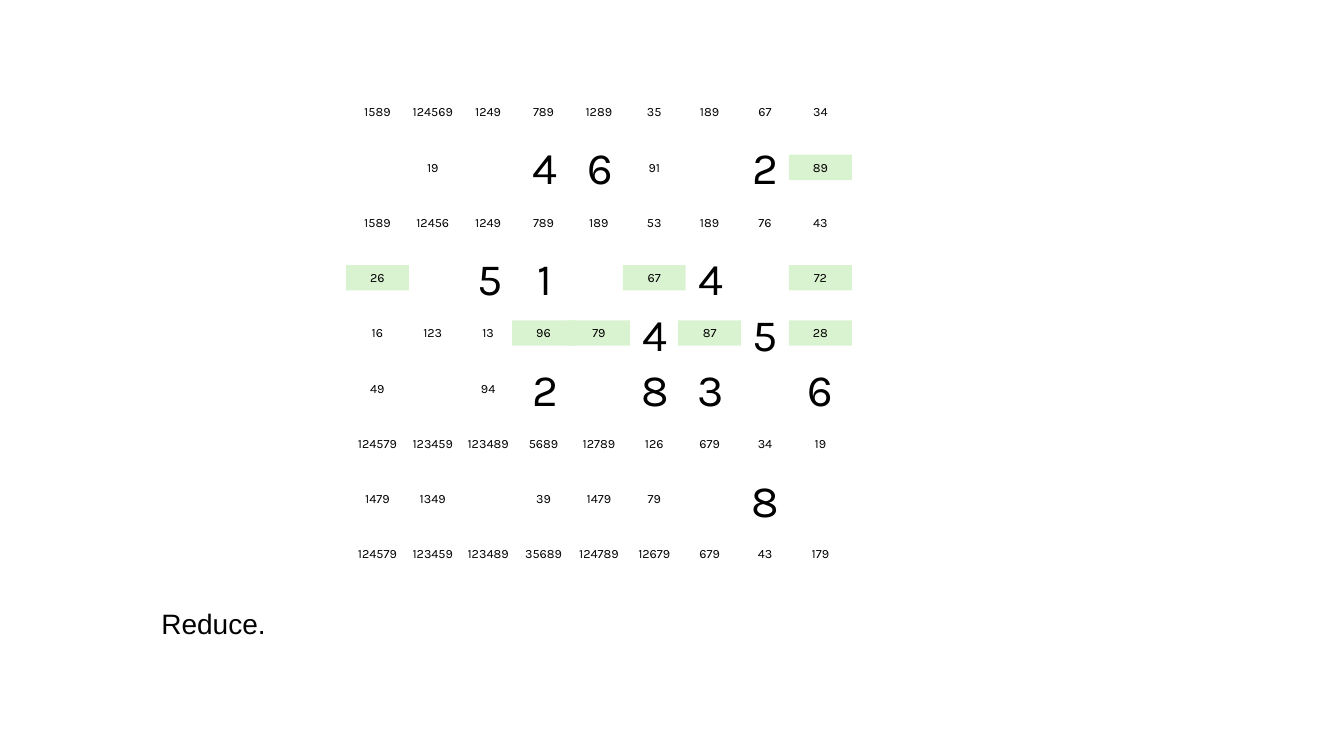
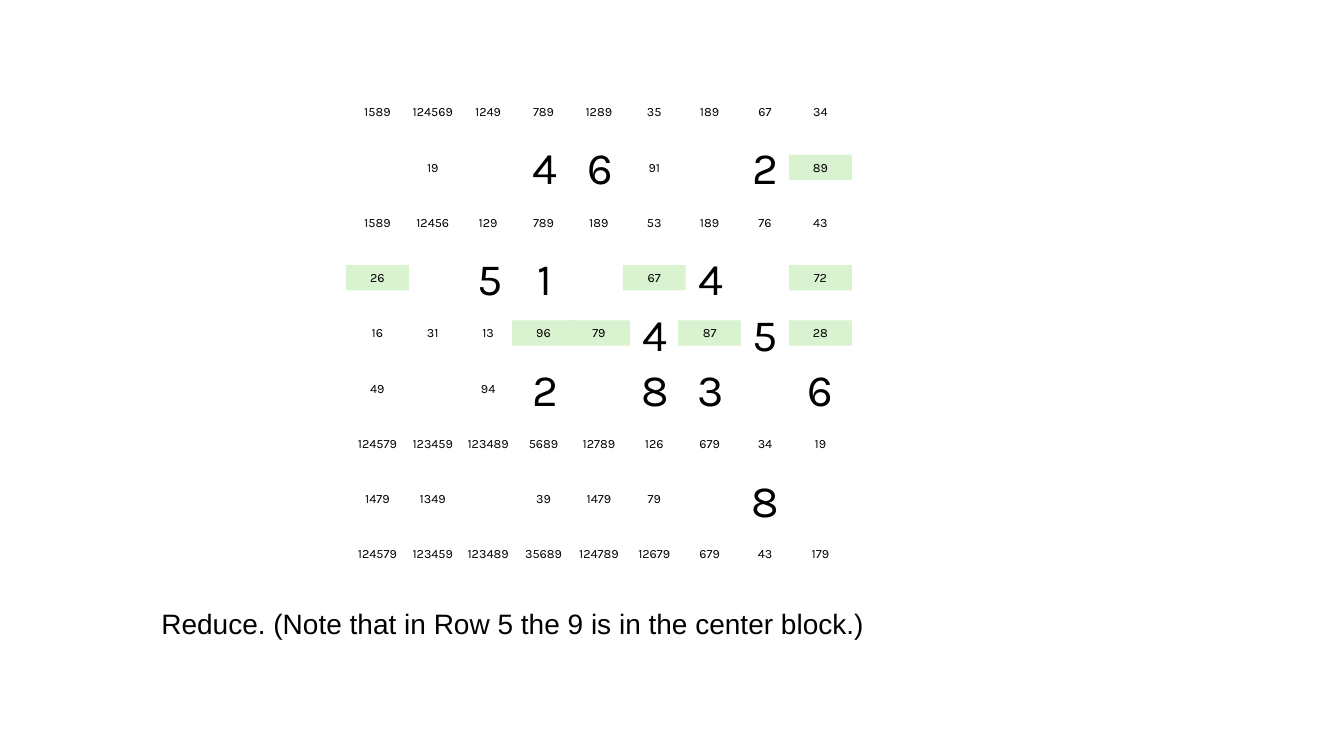
Before and after one commit to jhardis/WSJ_Number_Puzzles, a slide deck: slide 49 of 20260411_2.pptx (slide 48 before the commit). Drawn at 1344x756 pixels with LibreOffice and Linux fonts; fonts in the diff are those of the drawing; background and template pictures are left out. Boxes give left, top, right and bottom in pixels: in the first picture for what was removed or moved away, otherwise in the second. Text is boxed around its words. In the diff, an @@ line names an element or a change of style, - is before the commit and + after.

```diff
--- a/20260411_2.pptx
+++ b/20260411_2.pptx
@@ text at (479,219,498,227): text changed @@
-1249
+129
@@ text at (427,329,439,337): text changed @@
-123
+31
@@ text at (161,613,864,639): text changed @@
-Reduce.
+Reduce. (Note that in Row 5 the 9 is in the center block.)
```
Also in this commit, not shown: 33 other slides changed, 1 slide added.
